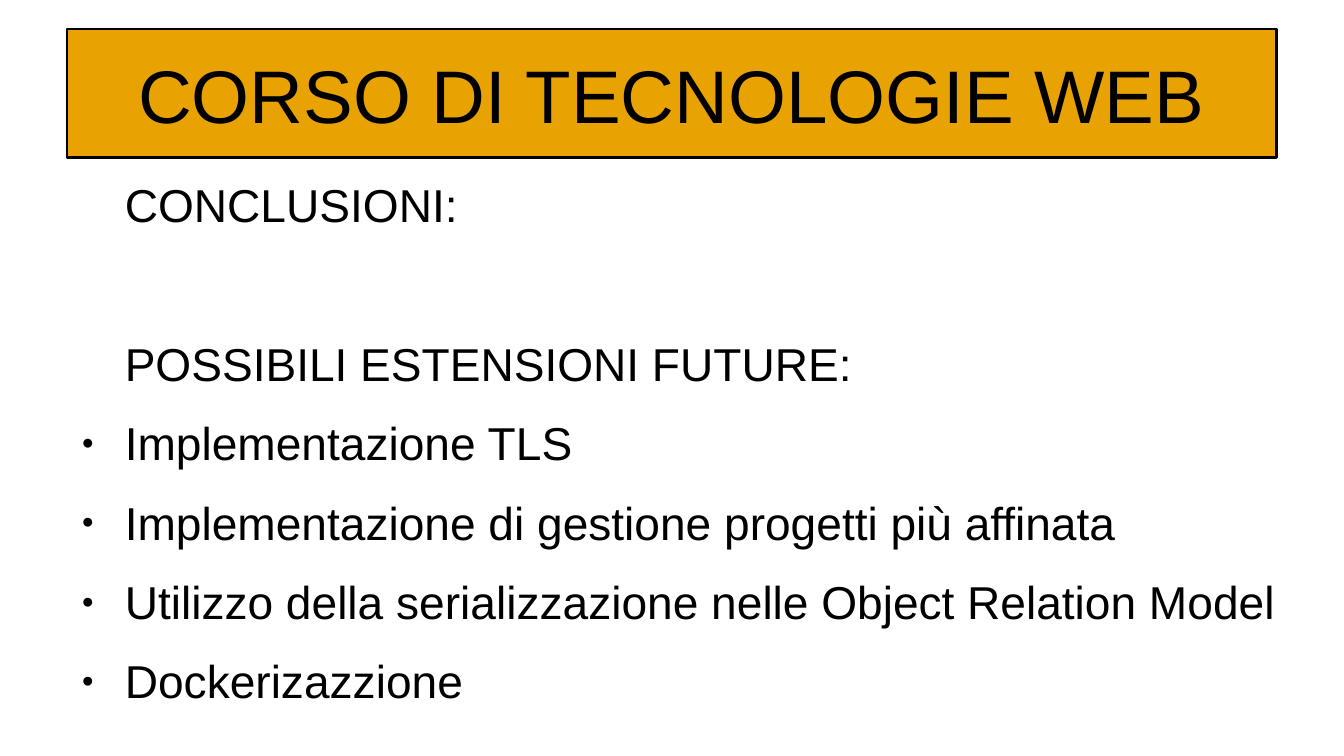
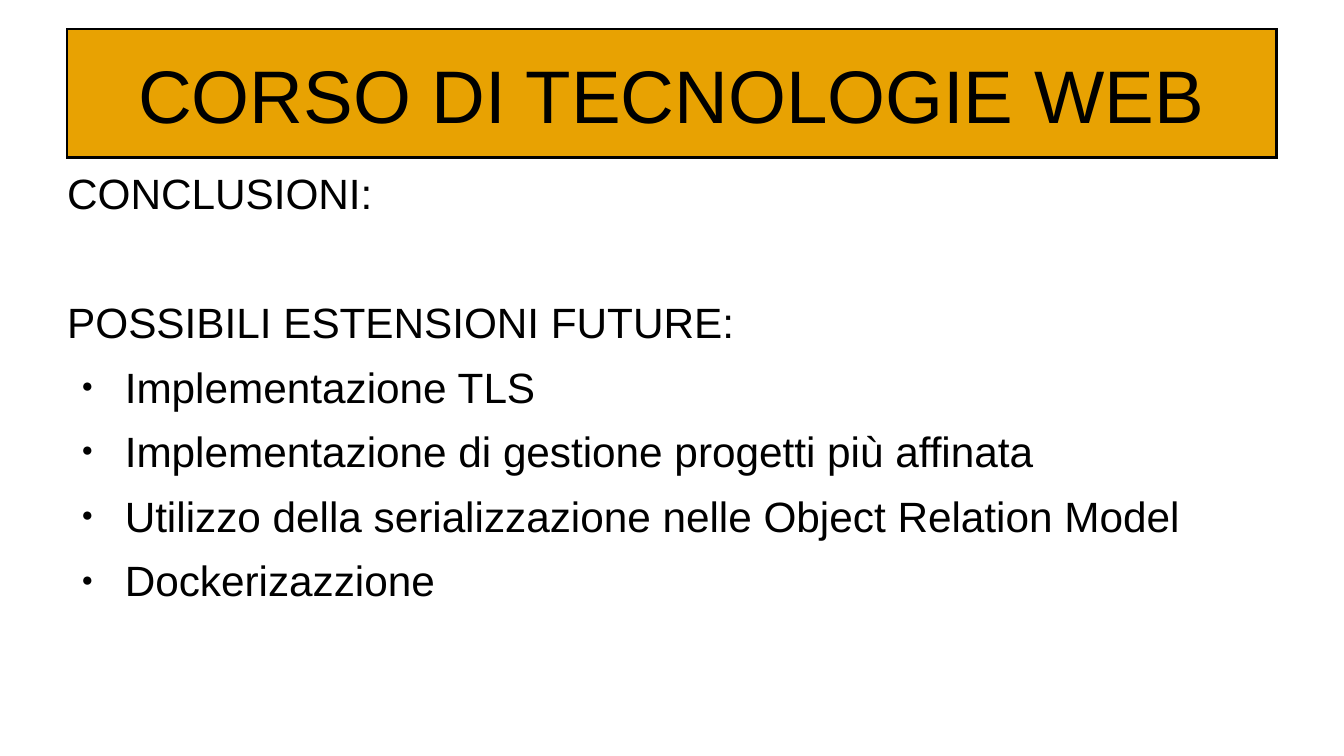
Before and after one commit to Kilne/Progetto_TecWeb, a slide deck: slide 13 of Relazioni/Maiuri.odp. Drawn at 1344x756 pixels with LibreOffice and Linux fonts; fonts in the diff are those of the drawing. Boxes give left, top, right and bottom in pixels: in the first picture for what was removed or moved away, otherwise in the second. Text is boxed around its words. In the diff, an @@ line names an element or a change of style, - is before the commit and + after.

```diff
--- a/Relazioni/Maiuri.odp
+++ b/Relazioni/Maiuri.odp
@@ text "CONCLUSIONI:" at (x1=67, y1=179, x2=1179, y2=597): size 27.2 to 25 pt; indent changed; line spacing 1 to 0.8 @@
```
Also in this commit, not shown: 8 other slides changed.
